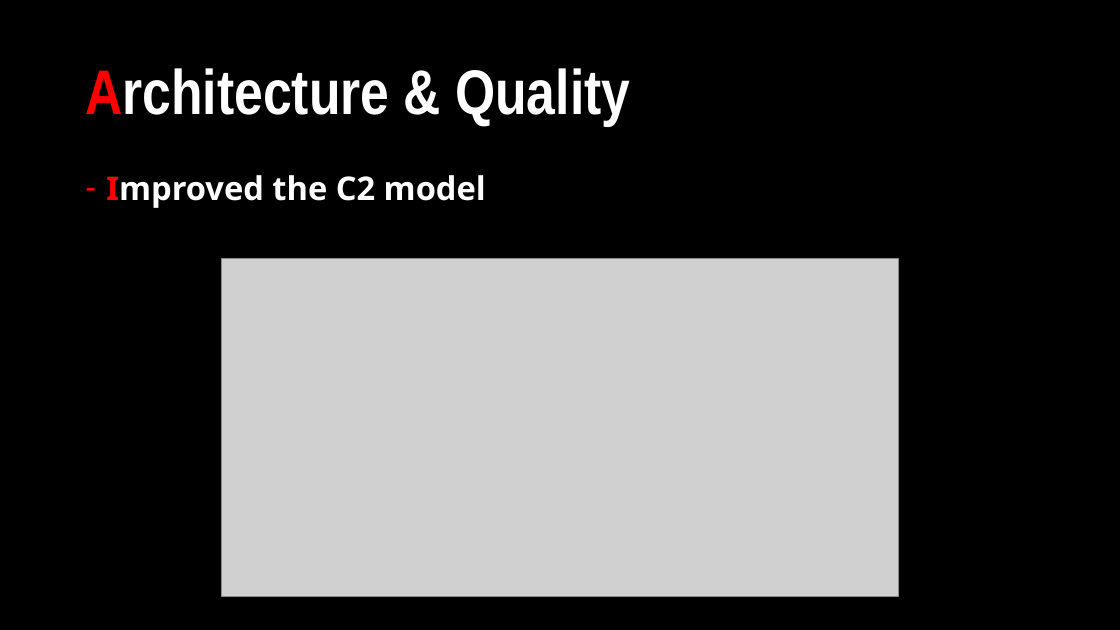
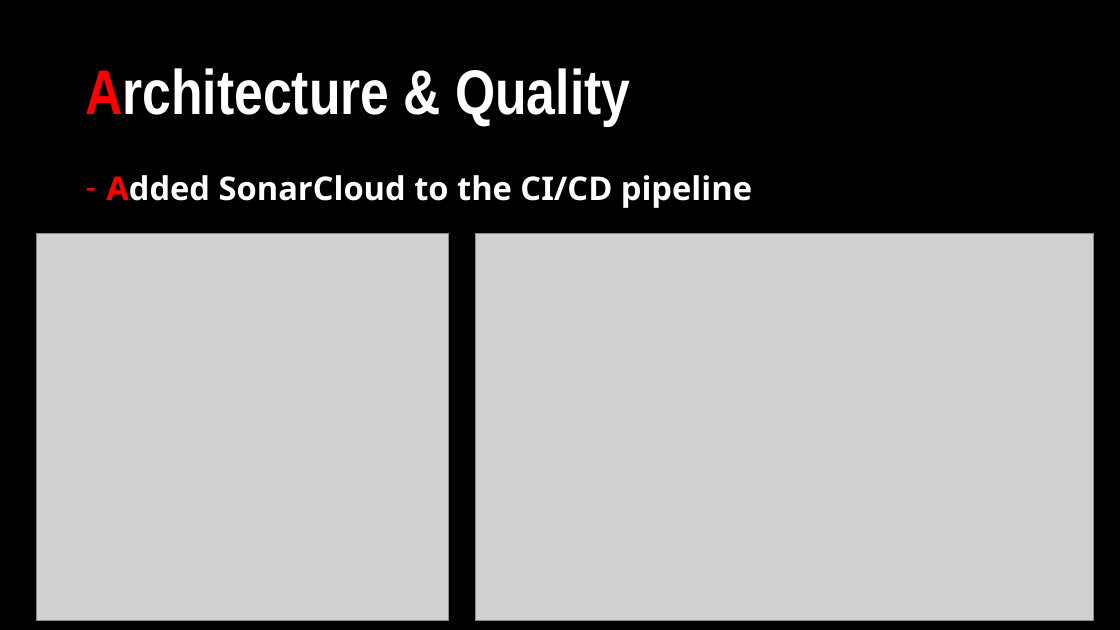
Before and after one commit to Netflix-Clone-MicFlix/Documentation, a slide deck: slide 6 of Sprint presentations/Individual_Project-Sprint3.pptx. Drawn at 1120x630 pixels with LibreOffice and Linux fonts; fonts in the diff are those of the drawing; grey boxes stand for pictures. Boxes give left, top, right and bottom in pixels: in the first picture for what was removed or moved away, otherwise in the second. Text is boxed around its words. In the diff, an @@ line names an element or a change of style, - is before the commit and + after.

```diff
--- a/Sprint presentations/Individual_Project-Sprint3.pptx
+++ b/Sprint presentations/Individual_Project-Sprint3.pptx
@@ text at [106,175,752,208]: text changed @@
-– Improved the C2 model
+– Added SonarCloud to the CI/CD pipeline
@@ picture added at [36,234,449,620] @@
@@ picture added at [476,234,1094,620] @@
@@ picture removed at [222,259,898,597] @@
```
Also in this commit, not shown: 4 other slides changed, 1 slide added.
